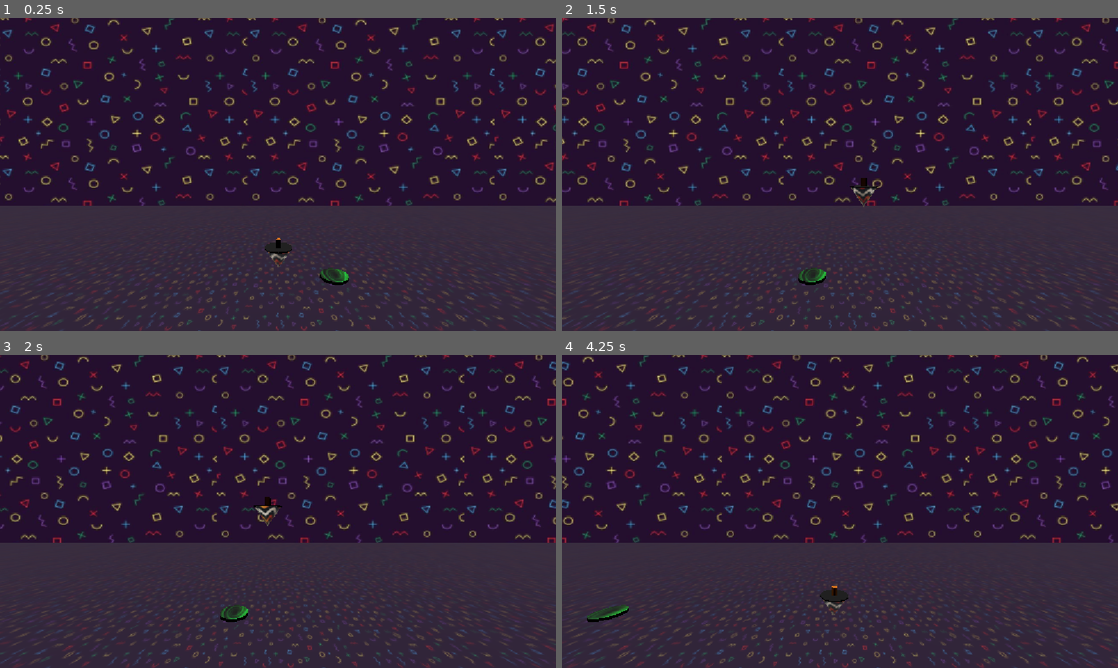
Above: before the commit, frames 1-4 (two rows, left to right).
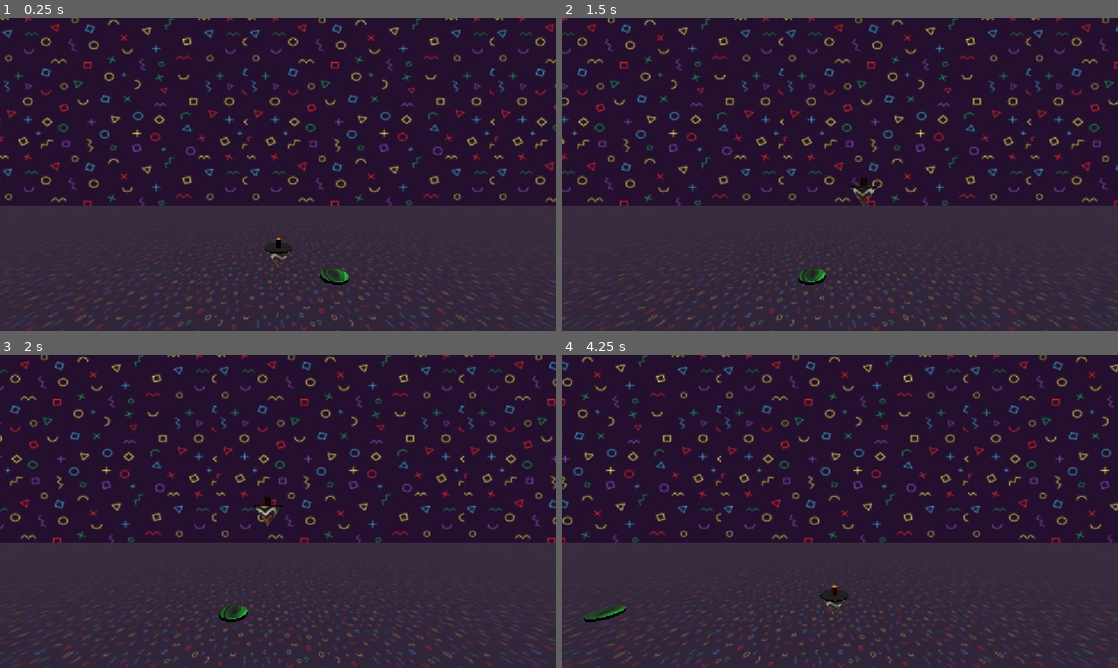
Above: after the commit, the same moments.

Repository: Tal1762/JuniperGameJam
Game: Godot game, scene res://space.tscn
Same seed, same stepped clock (60 frames per second), same inputs: the game is played once before the commit and once after it.
Inputs:
- Up to frame 1 (0.25 s): no input
- Up to frame 2 (1.5 s): hold D (right) 0.53-1.28 s; hold A (left) from 1.28 s (still down)
- Up to frame 3 (2 s): keep holding A (left)
- Up to frame 4 (4.25 s): release A (left) at 2.03 s; hold D (right) 2.03-3.53 s; hold A (left) from 3.53 s (still down)

Frame 1 is identical in both runs. In frame 2, 0.1% of the frame differs, in the area x 22-77%, y 53-100%; in frame 3, 0.3%; in frame 4, 5.8%, in the area x 0-100%, y 0-100%.

Commit message:
friction fixes

Diff:
--- a/top.tscn
+++ b/top.tscn
@@ -4,7 +4,7 @@
 [ext_resource type="Texture2D" uid="uid://c74qkwig75ul1" path="res://black-orange-background-with-pattern-zigzag_993259-22636.jpg" id="2_on2c2"]
 
 [sub_resource type="PhysicsMaterial" id="PhysicsMaterial_qtpbo"]
-friction = 0.01
+friction = 0.0
 
 [sub_resource type="CylinderMesh" id="CylinderMesh_38se4"]
 bottom_radius = 0.0
